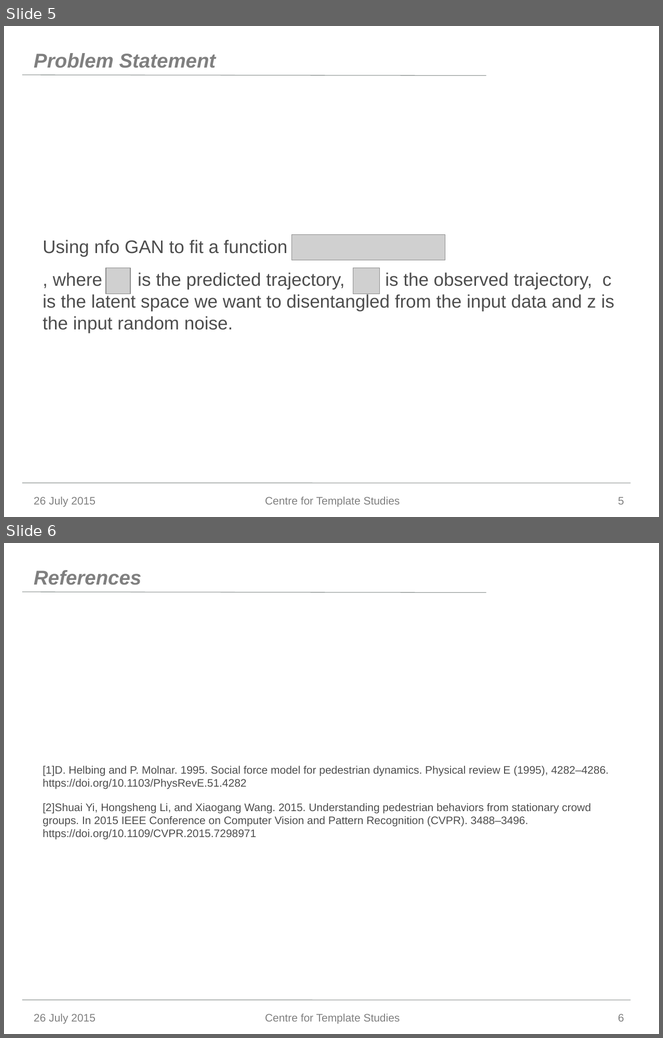
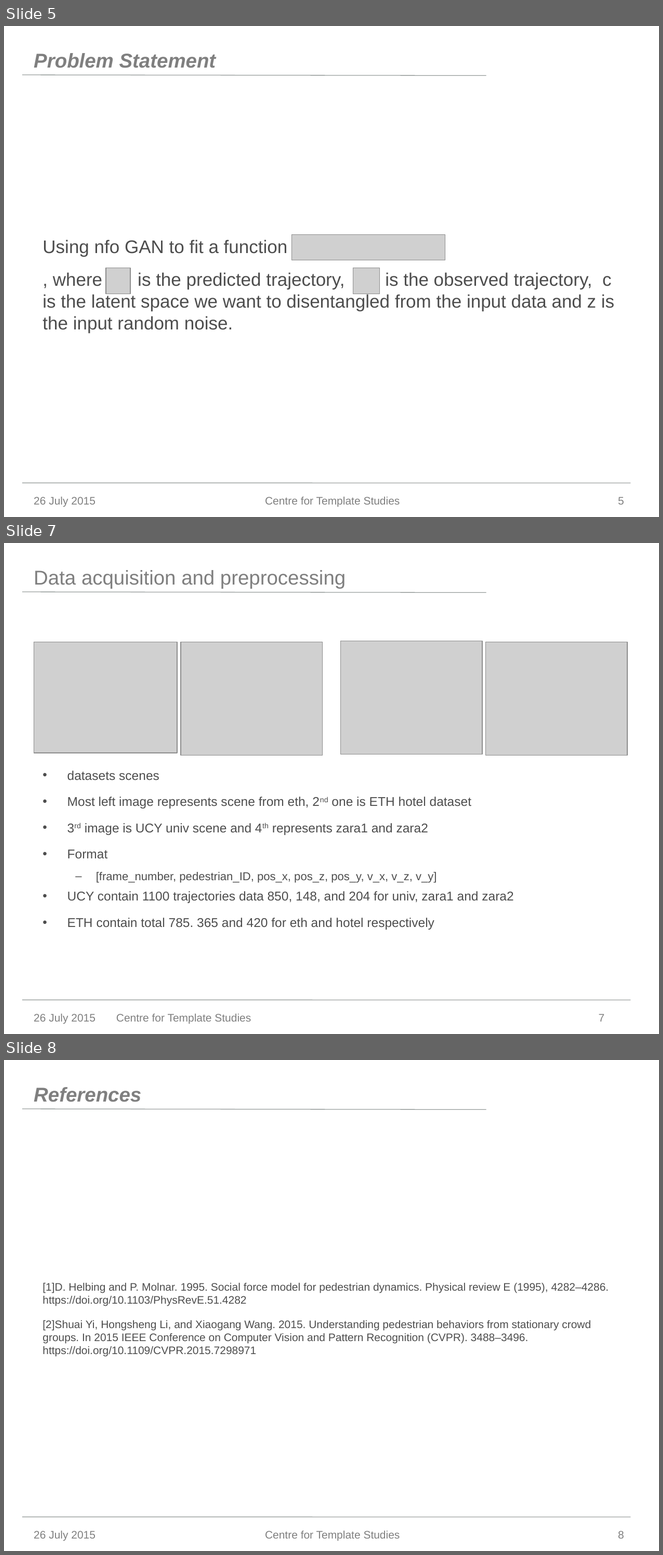
Before and after one commit to charlietianx/pedestrian-trajectory-pred, a slide deck: presentation/Team4_Presentation_phase1.pptx. Shown one above the other, each under a label of ours: slides 5 and 6 before the commit, slides 5, 7 and 8 after it; the slides between them are not shown. The pictures are 663x1038 and 663x1555 pixels, drawn with LibreOffice and Linux fonts; fonts in the diff are those of the drawing; grey boxes stand for pictures; background and template pictures are left out. Boxes give left, top, right and bottom in pixels: in the first picture for what was removed or moved away, otherwise in the second. Text is boxed around its words. In the diff, an @@ line names an element or a change of style, - is before the commit and + after.

```diff
--- a/presentation/Team4_Presentation_phase1.pptx
+++ b/presentation/Team4_Presentation_phase1.pptx
@@ slide 7 added at (4, 543, 659, 1034), background #FFFFFF; not listed: 2 template elements that a slide beside it also shows @@
@@ title added at (34, 570, 346, 588), 22 pt, text #7F7F7F @@
+Data acquisition and preprocessing
@@ picture added at (34, 642, 178, 753) @@
@@ picture added at (181, 642, 322, 755) @@
@@ picture added at (341, 641, 482, 754) @@
@@ picture added at (486, 642, 627, 755) @@
@@ text added at (67, 771, 514, 930), 14 pt, text #4D4D4D @@
+• datasets scenes
+• Most left image represents scene from eth, 2nd one is ETH hotel dataset
+• 3rd image is UCY univ scene and 4th represents zara1 and zara2
+• Format
+  – [frame_number, pedestrian_ID, pos_x, pos_z, pos_y, v_x, v_z, v_y]
+• UCY contain 1100 trajectories data 850, 148, and 204 for univ, zara1 and zara2
+• ETH contain total 785. 365 and 420 for eth and hotel respectively
@@ text added at (34, 1014, 96, 1024), 12 pt, text #7F7F7F @@
+26 July 2015
@@ text added at (116, 1014, 251, 1024), 12 pt, text #7F7F7F @@
+Centre for Template Studies
@@ page number added at (599, 1014, 605, 1022), 12 pt, text #7F7F7F @@
+7
@@ what was slide 6 is now slide 8 @@
@@ page number at (618, 1531, 624, 1539): text changed @@
-6
+8
```
Also in this commit, not shown: 1 other slide added.
